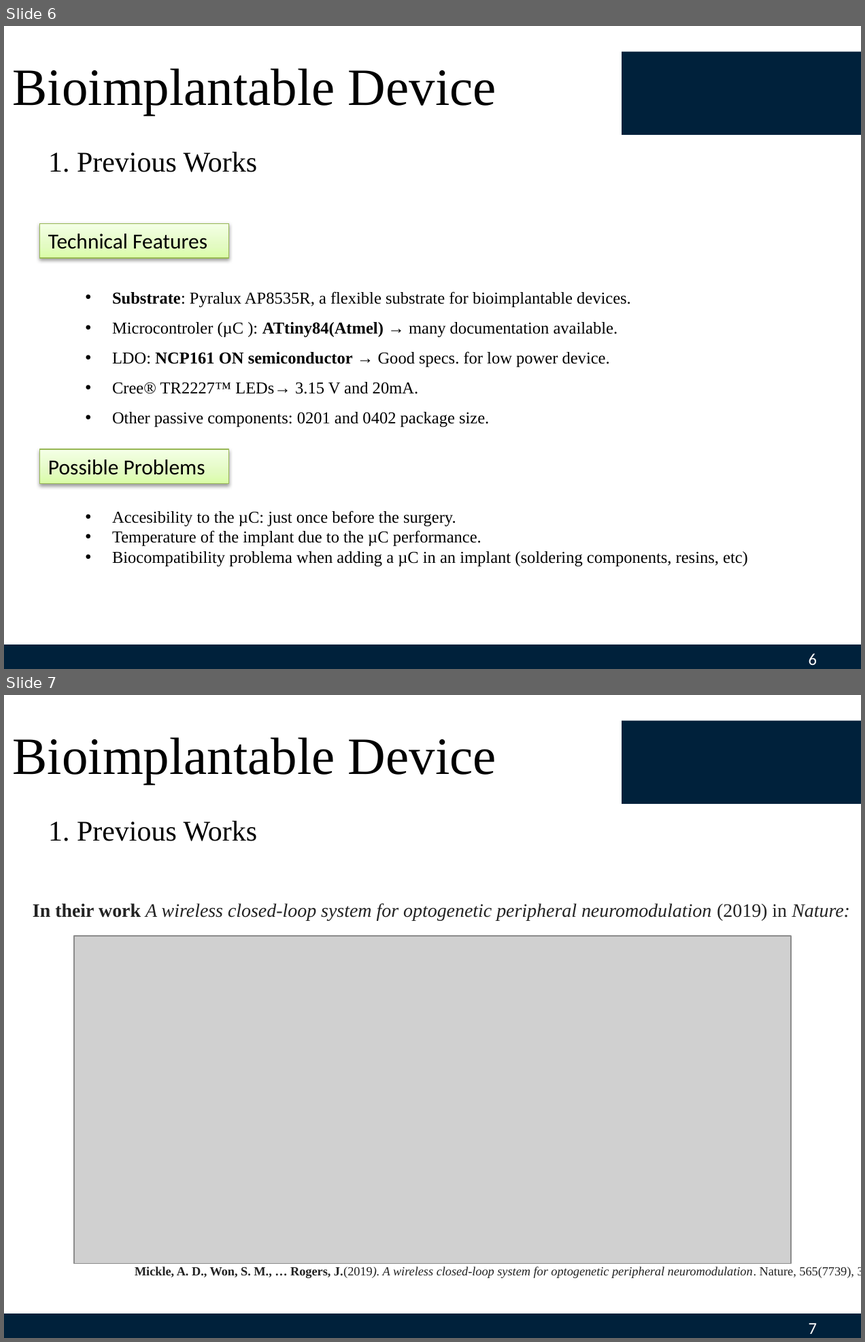
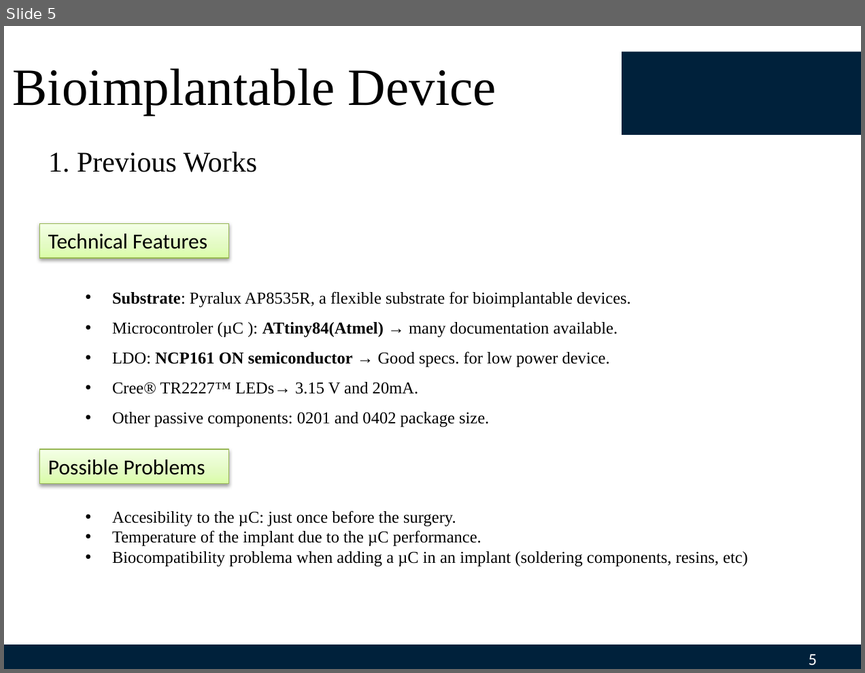
Before and after one commit to GGChe/Bioimplantable_Device, a slide deck: Individual_Contribution/GabrielGaleote/May 15th/May15th.pptx. Shown one above the other, each under a label of ours: slides 6 and 7 before the commit, slide 5 after it. The pictures are 865x1342 and 865x673 pixels, drawn with LibreOffice and Linux fonts; fonts in the diff are those of the drawing; grey boxes stand for pictures; background and template pictures are left out. Boxes give left, top, right and bottom in pixels: in the first picture for what was removed or moved away, otherwise in the second. Text is boxed around its words. In the diff, an @@ line names an element or a change of style, - is before the commit and + after.

```diff
--- a/Individual_Contribution/GabrielGaleote/May 15th/May15th.pptx
+++ b/Individual_Contribution/GabrielGaleote/May 15th/May15th.pptx
@@ slide 7 removed at bbox=[4, 695, 861, 1338], background #FFFFFF; not listed: 3 template elements that a slide beside it also shows @@
@@ title removed at bbox=[13, 737, 496, 784] @@
-Bioimplantable Device
@@ text removed at bbox=[48, 821, 258, 841] @@
-1. Previous Works
@@ text removed at bbox=[33, 903, 850, 921] @@
-In their work A wireless closed-loop system for optogenetic peripheral neuromodulation (2019) in Nature:
@@ picture removed at bbox=[74, 936, 791, 1263] @@
@@ text removed at bbox=[135, 1266, 854, 1278] @@
-Mickle, A. D., Won, S. M., … Rogers, J.(2019). A wireless closed-loop system for optogenetic peripheral neuromodulation. Nature, 565(7739), 361.
@@ what was slide 6 is now slide 5 @@
@@ page number at bbox=[808, 654, 817, 665]: text changed @@
-6
+5
```
Also in this commit, not shown: 1 slide changed, 2 slides added, 7 other slides removed.
